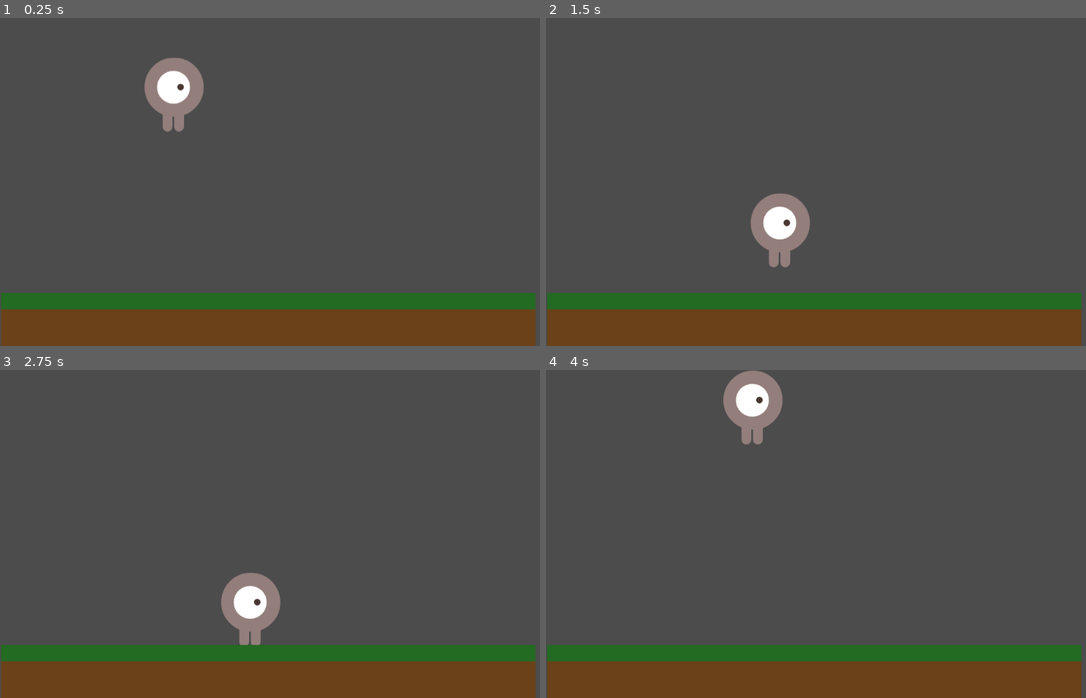
Above: before the commit, frames 1-4 (two rows, left to right).
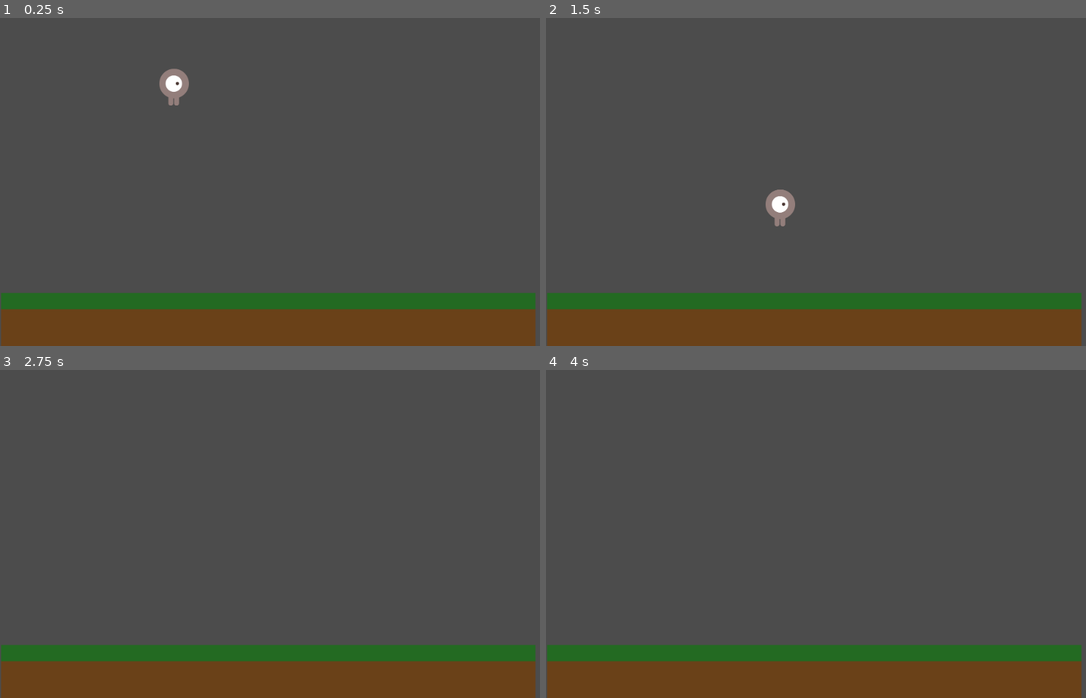
Above: after the commit, the same moments.

Repository: Ruefa/godot_test
Game: Godot game, scene res://Main.tscn
Two runs of this game, one before a commit and one after it. Both use one fixed random seed, a clock stepped at 60 frames per second and the inputs below.
Inputs:
- Up to frame 1 (0.25 s): no input
- Up to frame 2 (1.5 s): hold Right (ui_right) 0.53-1.28 s; hold Left (ui_left) from 1.28 s (still down)
- Up to frame 3 (2.75 s): release Left (ui_left) at 2.03 s; hold Right (ui_right) from 2.03 s (still down)
- Up to frame 4 (4 s): release Right (ui_right) at 2.78 s; hold Up (ui_up) 2.78-3.53 s; hold Left (ui_left) from 3.53 s (still down)

The runs differ from the first frame. In frame 1, 1.6% of the frame differs, in the area x 26-38%, y 12-35%; in frame 2, 1.6%; in frame 3, 1.7%; in frame 4, 1.7%, in the area x 32-44%, y 0-23%.

Commit message:
modified player to be Kinematic2D object

Diff:
--- a/Side Scroll/Player.gd
+++ b/Side Scroll/Player.gd
@@ -1,5 +1,6 @@
-extends Area2D
+extends KinematicBody2D
 
+const GRAVITY = 200
 var SPEED_X = 200
 var SCREEN_SIZE
 var SPRITE_SIZE
@@ -13,18 +14,14 @@
 func _ready():
 	velocity = Vector2()
 	SCREEN_SIZE = get_viewport_rect().size
-	SPRITE_SIZE = $CollisionShape2D.shape.extents
+	SPRITE_SIZE = $CollisionShape2D.shape.extents*.5
 
 # Called every frame. 'delta' is the elapsed time since the previous frame.
 func _process(delta):
-	velocity.y += gravity
-	if velocity.y > 200:
-		velocity.y = 200
+	# gravity
+	velocity.y += delta*GRAVITY
 
-	if Input.is_action_pressed("ui_up") && velocity.y >= 0:
-		velocity.y = -500
-		gravity = true
-
+	# left - right movement
 	if Input.is_action_pressed("ui_right"):
 		velocity.x = SPEED_X
 	elif Input.is_action_pressed("ui_left"):
@@ -32,10 +29,4 @@
 	else:
 		velocity.x = 0
 
-	position += velocity * delta
-	position.y = clamp(position.y, 0 + SPRITE_SIZE.y, SCREEN_SIZE.y - SPRITE_SIZE.y)
-
-
-func _on_Ground_area_entered(area):
-	velocity.y = 0
-	gravity = false
+	move_and_slide(velocity, Vector2(0,-1))
--- a/Side Scroll/Player.tscn
+++ b/Side Scroll/Player.tscn
@@ -15,7 +15,8 @@
 [sub_resource type="RectangleShape2D" id=2]
 extents = Vector2( 55.5945, 68.6373 )
 
-[node name="Player" type="Area2D"]
+[node name="Player" type="KinematicBody2D"]
+scale = Vector2( 0.5, 0.5 )
 script = ExtResource( 1 )
 
 [node name="AnimatedSprite" type="AnimatedSprite" parent="."]
